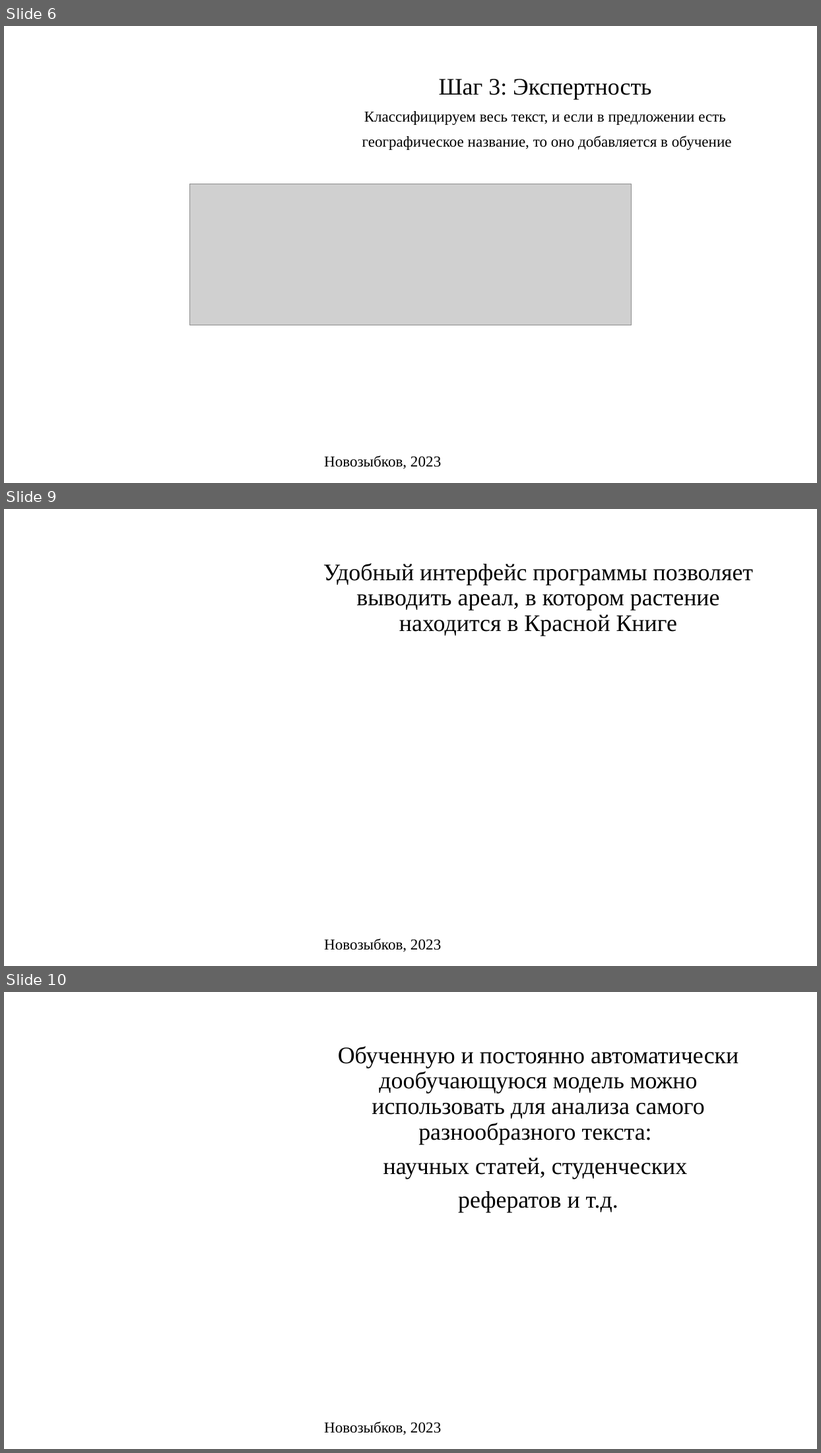
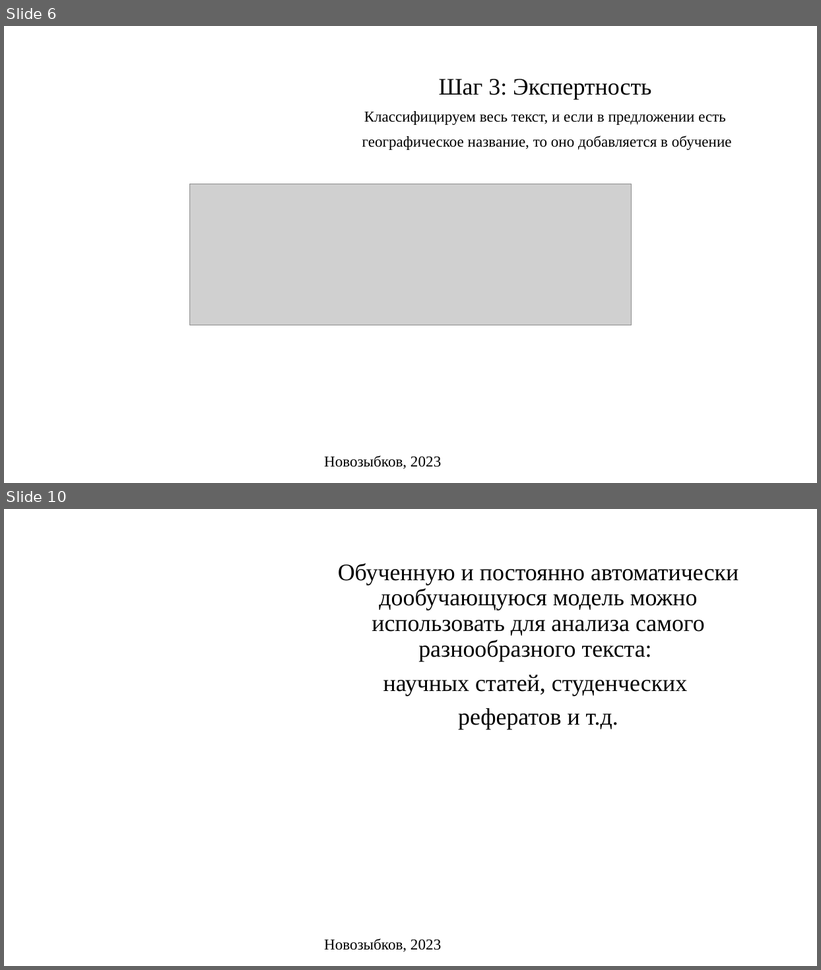
Before and after one commit to steelfeet/19.05.23-969064-farma, a slide deck: Презентация_v1.pptx. Shown one above the other, each under a label of ours: slides 6, 9 and 10 before the commit, slides 6 and 10 after it; the slides between them are not shown. The pictures are 821x1453 and 821x970 pixels, drawn with LibreOffice and Linux fonts; fonts in the diff are those of the drawing; grey boxes stand for pictures; background and template pictures are left out. Boxes give left, top, right and bottom in pixels: in the first picture for what was removed or moved away, otherwise in the second. Text is boxed around its words. In the diff, an @@ line names an element or a change of style, - is before the commit and + after.

```diff
--- a/Презентация_v1.pptx
+++ b/Презентация_v1.pptx
@@ slide 9 removed at (4,509,817,966), background picture (left out) @@
@@ text removed at (323,563,754,636) @@
-Удобный интерфейс программы позволяет выводить ареал, в котором растение находится в Красной Книге
@@ text removed at (324,939,441,953) @@
-Новозыбков, 2023
```
Also in this commit, not shown: 3 slides changed, 1 slide added, 1 other file.
